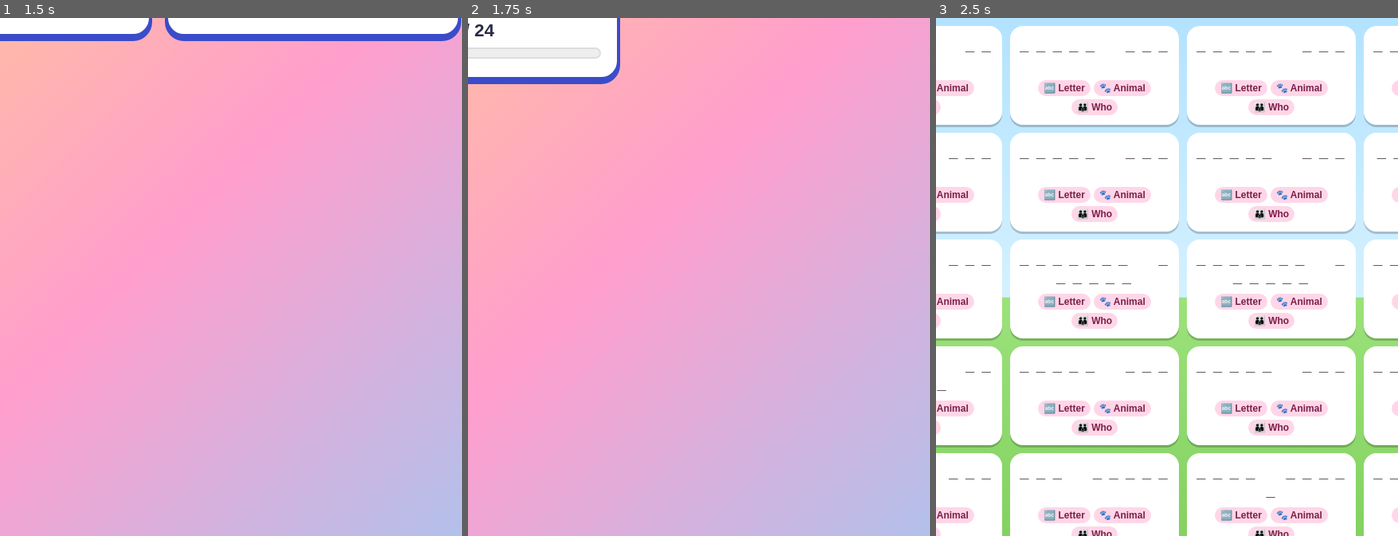
Above: before the commit, frames 1-3 (left to right).
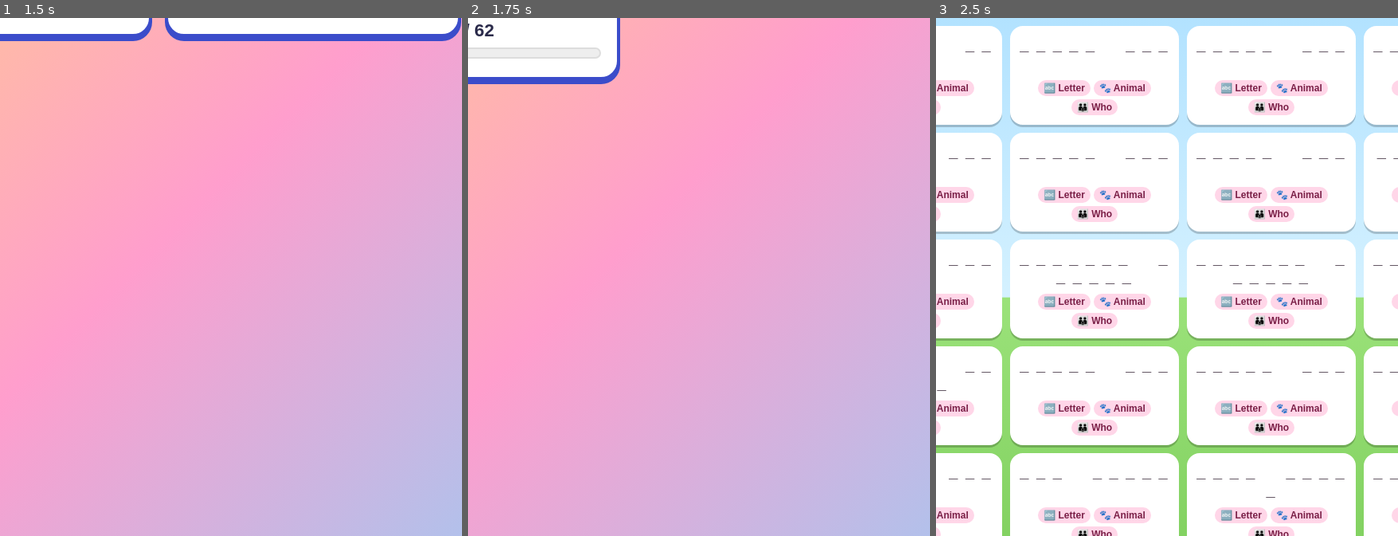
Above: after the commit, the same moments.

Repository: cpot473/guess-games
Game: browser game, page index.html
The game is run twice, just before and just after one commit, with the same random seed, the same clock (stepped at 60 frames per second) and the same inputs.
Inputs (mouse positions are % of the whole screen's width and height, from its top left):
- Up to frame 1 (1.5 s): click (48, 19) at 0.27 s; click (48, 21) at 1.07 s; tap C at 1.17 s; tap R at 1.37 s
- Up to frame 2 (1.75 s): tap A at 1.57 s; click (35, 16) at 1.67 s
- Up to frame 3 (2.5 s): tap one key every 0.2 s from 1.77 s: N E Enter M; click (61, 17) at 2.27 s
The pictures show only the part of the screen within x 31-81%, y 28-78%; the shares and areas given below are measured in that part.

Frame 1 is identical in both runs. In frame 2, less than 0.1% of the frame differs, in the area x 1-6%, y 1-4%; in frame 3, nothing differs.

Commit message:
Add 38 more Paw Patrol characters, including every pup
Co-Authored-By: Claude Sonnet 5.5 <noreply@anthropic.com>

Diff:
--- a/games/pawpatrol/data.js
+++ b/games/pawpatrol/data.js
@@ -28,6 +28,44 @@
 Jake|human|Mountain guide
 Carlos|human|Tracker's jungle friend
 Ace Sorensen|human|Stunt pilot|Ace
+Liberty|pup|Scooter pup from Adventure City
+Tuck|pup|Mighty twin who can shrink
+Ella|pup|Mighty twin who can grow
+Al|pup|Truck driver pup
+Coral|pup|Mer-pup, Skye's cousin
+Roxi|pup|Monster truck pup
+Charger|pup|Builder Cove construction pup
+Motor|pup|Builder Cove construction pup
+Mix|pup|Builder Cove construction pup
+Nano|pup|Junior Patroller
+Mini|pup|Junior Patroller
+Tot|pup|Junior Patroller
+Robo-Dog|pup|Robot who drives the Patroller|Robodog,Robo Dog
+Wild|animal|Leader of the Cat Pack
+Rory|animal|Cat Pack member
+Shade|animal|Cat Pack member
+Leo|animal|Cat Pack member
+Francois Turbot|human|Cap'n Turbot's cousin|Francois
+Daring Danny X|human|Stunt kid|Danny,Danny X,Daring Danny
+Harold Humdinger|villain|Mayor Humdinger's nephew|Harold
+Sweetie|villain|Wants to be queen of Barkingburg
+Busby|villain|Sweetie's robot frog toy
+Sid Swashbuckle|villain|Pirate captain|Sid
+Arrby|villain|Sid's first mate
+Ladybird|villain|Shiny-things thief
+Copycat|villain|Cat with the pups' powers
+Cheetah|villain|Race car driver
+Hubcap|villain|Leader of the Ruff-Ruff Pack
+Dwayne|villain|Ruff-Ruff Pack biker
+Gasket|villain|Ruff-Ruff Pack inventor
+Duke of Flappington|villain|Princess's cousin|Duke
+Jean-Claude|villain|The Duke's golden eagle|Jean Claude
+Claw|villain|Ex-knight of Barkingburg
+Sparks|villain|Claw's red dragon
+Moby|villain|Mer-pup inventor
+McSquidly|villain|Moby's squid sidekick
+Boomer|villain|Monster truck driver
+Frank|villain|Boomer's ferret sidekick
 `;
 
 const CHARACTERS = RAW.trim().split("\n").map(line => {
--- a/sw.js
+++ b/sw.js
@@ -1,7 +1,7 @@
 // Offline support for the launcher and every game: cache every file on install, serve from cache first.
 // VERSION holds a hash of the files' contents. tests/offline.test.js fails until it matches (and says
 // what to set), so no change ships without a new VERSION; the next online visit then fetches the new files.
-const VERSION = "guess-games-085d3050";
+const VERSION = "guess-games-2eb6c5c2";
 // Everything the app needs (tests/offline.test.js checks the list). An index.html is listed by its
 // folder, the URL that the links use. pokequiz/ is the redirect left at the old game's address.
 const FILES = [
--- a/tests/pawpatrol.test.js
+++ b/tests/pawpatrol.test.js
@@ -43,3 +43,9 @@
     assert.ok(c.job, c.name);
   }
 });
+
+test("every pup is in the game", () => {
+  const pups = GAME.items.filter(c => c.kind === "pup").map(c => c.name);
+  for (const n of ["Chase", "Marshall", "Skye", "Rocky", "Rubble", "Zuma", "Everest", "Tracker", "Rex", "Liberty", "Tuck", "Ella", "Al", "Coral", "Roxi", "Robo-Dog"]) assert.ok(pups.includes(n), n);
+  assert.ok(GAME.items.length >= 48);
+});
